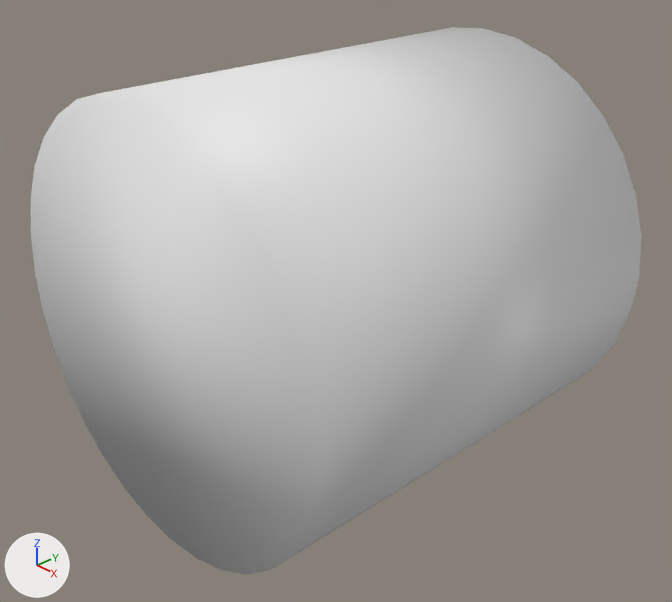
A saved change to the Blender file Asset/Models/Terrain/Ground/RotationGround/rotationGround.blend.
Rendered twice from a 50 mm camera at (5.8, -5.44, 3.62) aimed at (0.09, -0.06, -0.23). The axes (+X, +Y, +Z) are drawn at lower left. The lights are the same throughout.

In view in the first picture: '円柱'.
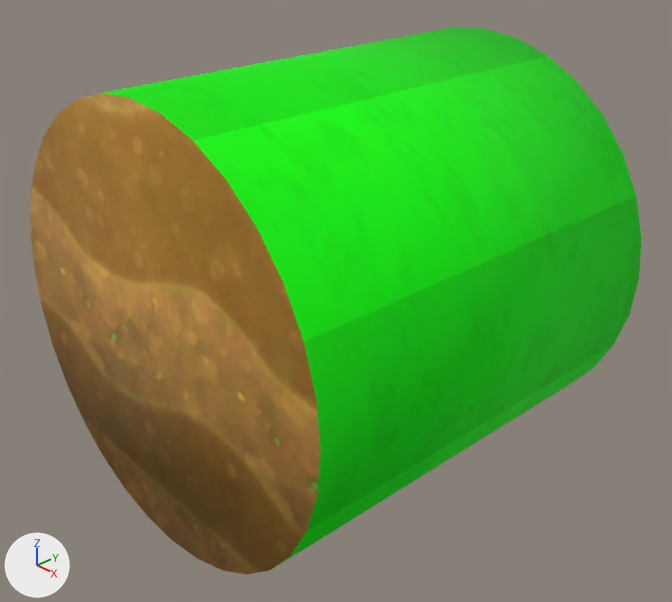
Pixel boxes (x1, y1, x2, y2) of what changed, in the pictures (672 x 602 px):
'円柱', recoloured, surface changed
    both: (31, 27, 641, 575)
part 1 of me_円柱, recoloured (white to green)
    both: (193, 56, 636, 568)
part 2 of me_円柱, recoloured (white to green)
    both: (103, 27, 547, 141)
part 3 of me_円柱, recoloured (grey to green)
    both: (304, 196, 641, 530)
part 4 of me_円柱, surface changed (grey to brown)
    both: (31, 93, 321, 575)

Edits to the bpy script that builds the scene:
```text
Add img_grasstiles_png:
    img_grasstiles_png = load_image('grassTiles.png', 'grassTiles.png', 531, 617, 'sRGB')
Add img_grasstiles2_png:
    img_grasstiles2_png = load_image('grassTiles2.png', 'grassTiles2.png', 531, 617, 'sRGB')
Add img_grasswall_png_001:
    img_grasswall_png_001 = load_image('grassWall.png.001', 'grassWall.png', 398, 512, 'sRGB')
Add mat_マテリアル:
    mat_マテリアル = principled_material('マテリアル')
    mat_マテリアル.texture = img_grasstiles_png
    mat_マテリアル.roughness = 1.0
Add mat_マテリアル_001:
    mat_マテリアル_001 = principled_material('マテリアル.001')
    mat_マテリアル_001.texture = img_grasstiles2_png
    mat_マテリアル_001.roughness = 1.0
Add mat_マテリアル_002:
    mat_マテリアル_002 = principled_material('マテリアル.002')
    mat_マテリアル_002.texture = img_grasswall_png_001
    mat_マテリアル_002.roughness = 1.0
Change me_円柱:
    where me_円柱.from_pydata(...)  # 64 vertices, 34 faces; spans x -1.0..1.0, y -1.0..1.0, z -1.0..1.0
    used by ob_円柱; location = (0.0, 0.0, 0.0); rotation_euler = (1.571, 0.0, 0.0), in degrees (90, 0, 0); scale = (2.0, 2.0, 2.0)
    me_円柱 part 1: all 16 faces centred in x -0.88..0.88, y -0.88..0.88, z 0.0 switch from no material to mat_マテリアル (picture img_grasstiles_png)
    me_円柱 part 2: all 4 faces centred in x -0.29..0.29, y 0.95..0.99, z 0.0 switch from no material to mat_マテリアル_001 (picture img_grasstiles2_png)
    me_円柱 part 3: all 4 faces centred in x 0.95..0.99, y -0.29..0.29, z 0.0 switch from no material to mat_マテリアル_001 (picture img_grasstiles2_png)
    me_円柱 part 4: texture (UV) coordinates of 2 of 34 faces, centred in x 0.0, y 0.0, z -1.0..1.0, changed; they spanned u 0.01..0.99, v 0.01..0.49 and now span u 0.0..1.0, v 0.11..0.89
    add me_円柱.materials.append(mat_マテリアル_002)  # picture img_grasswall_png_001
```
